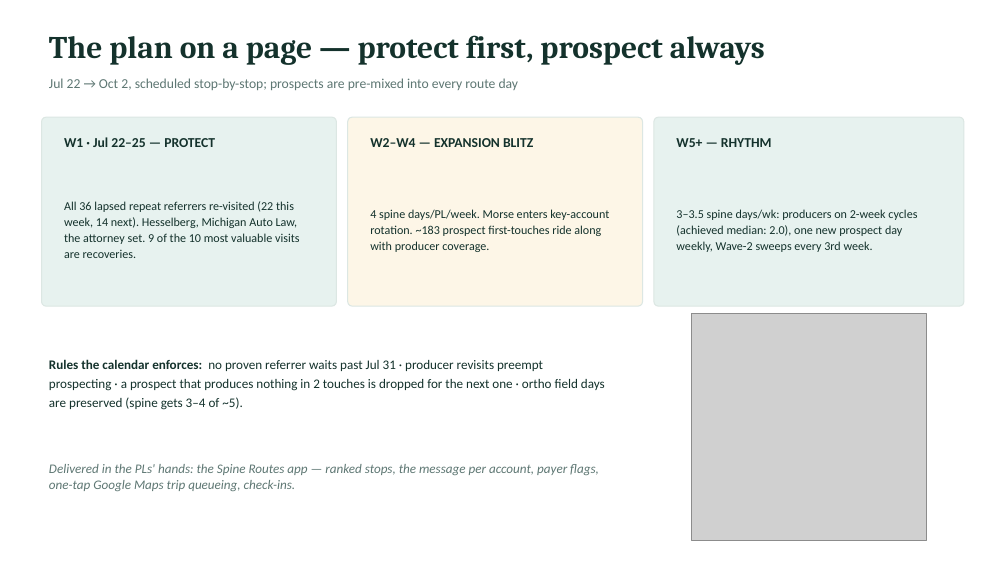
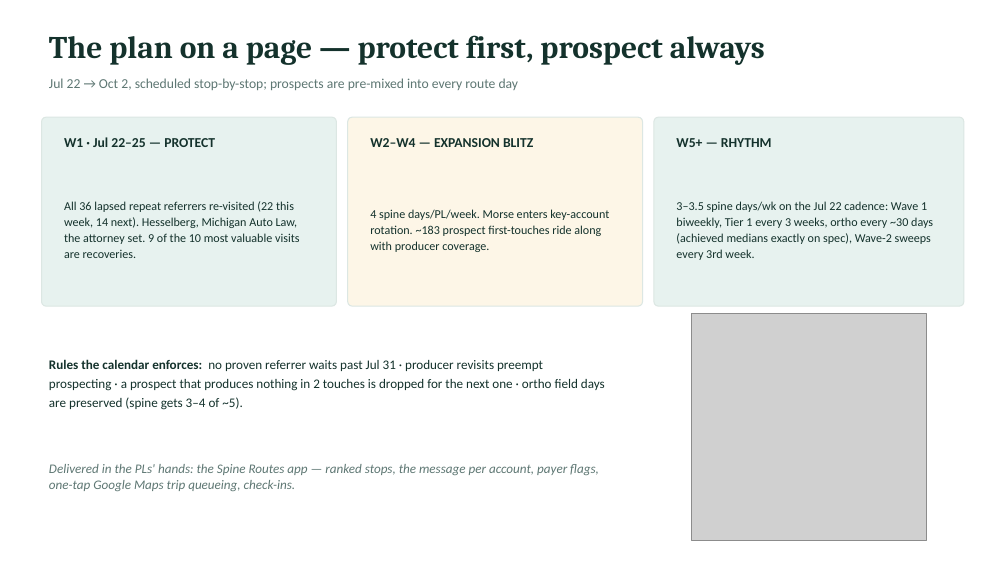
Before and after one commit to JosephAndrewMacLean/SHP, a slide deck: slide 5 of pm/SHP-Spine-Referral-Engine_Jul22.pptx. Drawn at 1008x567 pixels with LibreOffice and Linux fonts; fonts in the diff are those of the drawing; grey boxes stand for pictures. Boxes give left, top, right and bottom in pixels: in the first picture for what was removed or moved away, otherwise in the second. Text is boxed around its words. In the diff, an @@ line names an element or a change of style, - is before the commit and + after.

```diff
--- a/pm/SHP-Spine-Referral-Engine_Jul22.pptx
+++ b/pm/SHP-Spine-Referral-Engine_Jul22.pptx
@@ text at (676, 201, 933, 260): text changed @@
-3–3.5 spine days/wk: producers on 2-week cycles (achieved median: 2.0), one new prospect day weekly, Wave-2 sweeps every 3rd week.
+3–3.5 spine days/wk on the Jul 22 cadence: Wave 1 biweekly, Tier 1 every 3 weeks, ortho every ~30 days (achieved medians exactly on spec), Wave-2 sweeps every 3rd week.
```
Also in this commit, not shown: 7 other files.
